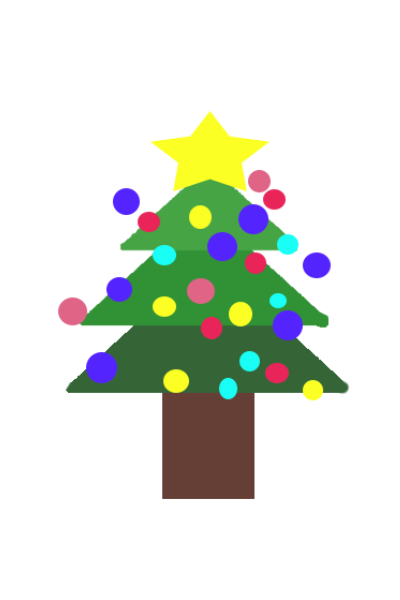
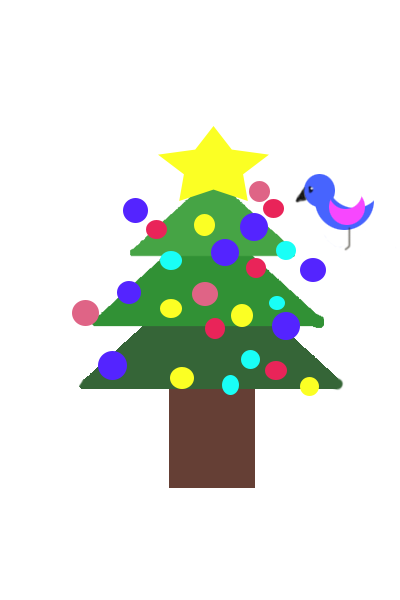
Before/after of a 400px x 600px layered artwork. What changed in the layer stack:
added layer "Layer 6" above "Layer 5" over [294, 185, 365, 252]
added layer "Layer 5" above "Layer 4" over [304, 174, 396, 256]
hid "Layer 4", painted on it over [58, 111, 374, 499]
